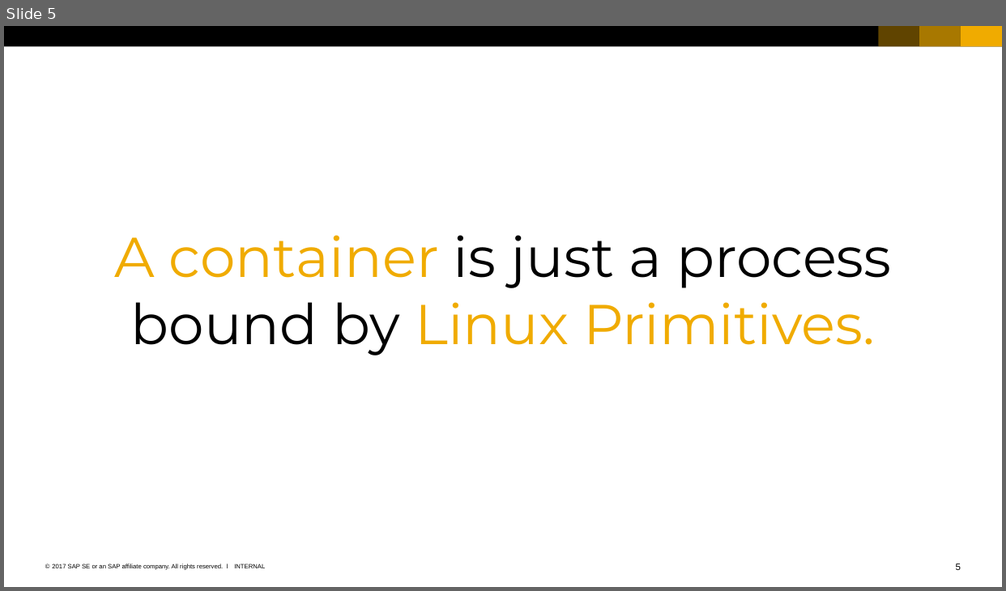
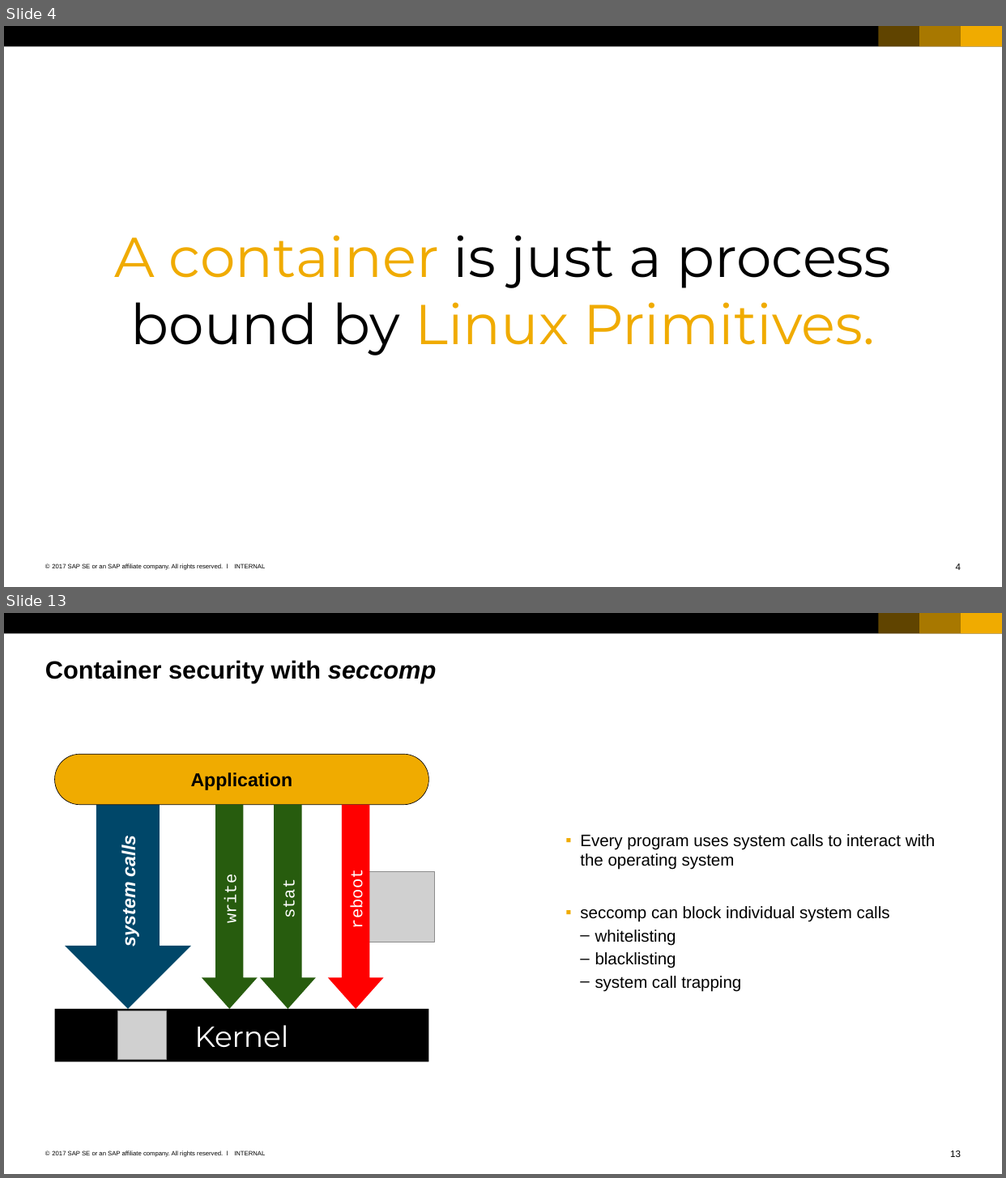
Before and after one commit to cuijiyao01/docker-k8s-training, a slide deck: docker/01_Basics_of_containers.pptx. Shown one above the other, each under a label of ours: slide 5 before the commit, slides 4 and 13 after it; the slides between them are not shown. The pictures are 1006x591 and 1006x1178 pixels, drawn with LibreOffice and Linux fonts; fonts in the diff are those of the drawing; grey boxes stand for pictures. Boxes give left, top, right and bottom in pixels: in the first picture for what was removed or moved away, otherwise in the second. Text is boxed around its words. In the diff, an @@ line names an element or a change of style, - is before the commit and + after.

```diff
--- a/docker/01_Basics_of_containers.pptx
+++ b/docker/01_Basics_of_containers.pptx
@@ slide 13 added at [4,613,1002,1174], background #FFFFFF; not listed: 7 template elements that a slide beside it also shows @@
@@ title added at [45,660,436,683], 24 pt, text #000000, bold @@
+Container security with seccomp
@@ rounded rectangle added at [55,755,429,805], fill #F0AB00, outline #000000 0.5 pt, 18 pt, text #000000, bold @@
+Application
@@ down arrow added at [65,804,191,1009], fill #00476A, 18 pt, text #FFFFFF, bold, italic @@
+system calls
@@ down arrow added at [202,804,257,1009], fill #285C0E, 16 pt, text #FFFFFF @@
+write
@@ down arrow added at [260,804,315,1009], fill #285C0E, 16 pt, text #FFFFFF @@
+stat
@@ down arrow added at [328,804,383,1009], fill #FF0000, 16 pt, text #FFFFFF @@
+reboot
@@ text added at [580,834,935,991], 16 pt, text #000000 @@
+  ▪ Every program uses system calls to interact with the operating system
+  ▪ seccomp can block individual system calls
+    – whitelisting
+    – blacklisting
+    – system call trapping
@@ picture added at [364,872,435,942] @@
@@ rectangle added at [55,1009,429,1062], fill #000000, 28 pt, text #FFFFFF @@
+Kernel
@@ picture added at [117,1011,165,1059] @@
@@ what was slide 5 is now slide 4 @@
@@ page number at [956,564,961,570]: text changed @@
-5
+4
```
Also in this commit, not shown: 1 slide changed, 11 other slides added, 1 slide removed, 10 other files.
